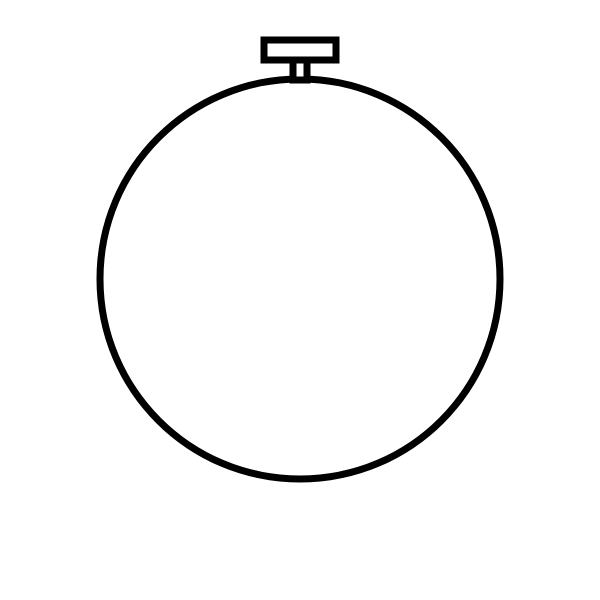
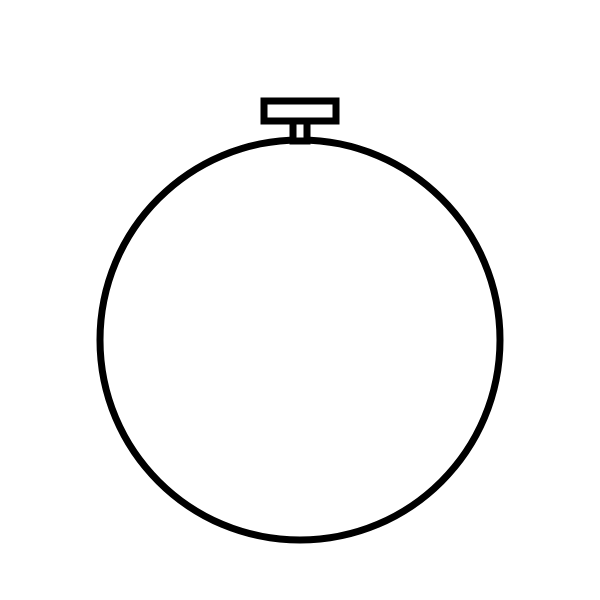
Layer changes from the first 600×600 image to the second:
pixels changed over bbox(96, 36, 504, 544) (layer not identified)
